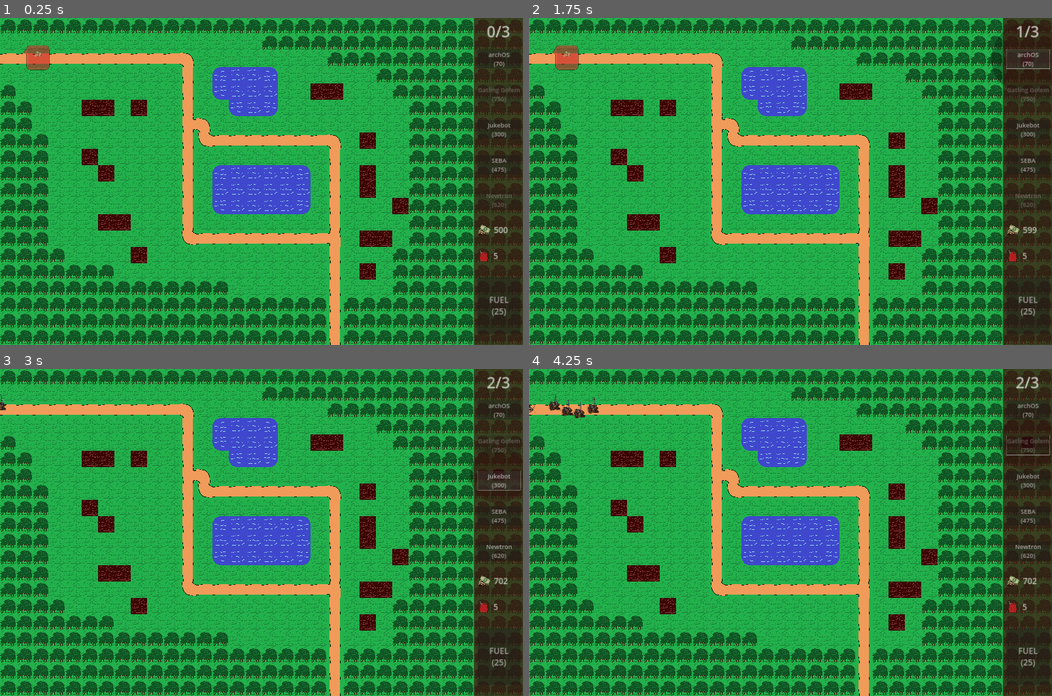
Above: before the commit, frames 1-4 (two rows, left to right).
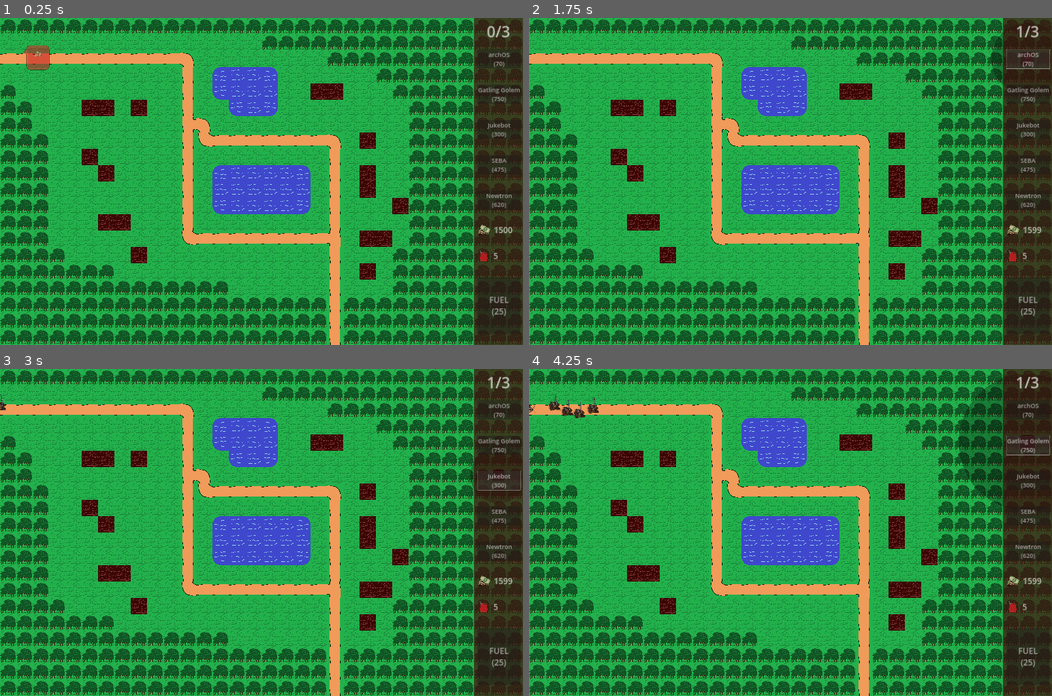
Above: after the commit, the same moments.

Repository: DominickEmu/robot-tower-defense
Game: Godot game, scene res://World/Level/level_0.tscn
Two runs of this game, one before a commit and one after it. Both use one fixed random seed, a clock stepped at 60 frames per second and the inputs below. The engine's default icon, where the game draws it, is replaced by a stand-in: a white triangle on a blue panel in a dark square.
Inputs (mouse positions are in pixels of both pictures, inside the frame that each line leads up to):
- Up to frame 1 (0.25 s): no input
- Up to frame 2 (1.75 s): click (565, 57) at 0.5 s; click "archOS (70)" at 1.25 s
- Up to frame 3 (3 s): click (36, 408) at 2.02 s; click "Jukebot (300)" at 2.75 s
- Up to frame 4 (4.25 s): click (1025, 444) at 3.5 s, where only the run after the commit has a clickable "Gatling Golem (750)"

The runs differ from the first frame. In frame 1, 0.2% of the frame differs, in the area x 91-100%, y 21-66%; in frame 2, 0.5%; in frame 3, 0.1%; in frame 4, 1.4%, in the area x 82-100%, y 2-66%.

Commit message:
Testability and Upgrades

Diff:
--- a/GUI/StatGUI.gd
+++ b/GUI/StatGUI.gd
@@ -72,7 +72,7 @@
 					butts[i].disabled = true
 					continue
 			"buff":
-				new_value = value*2
+				new_value = value+2
 				up_text = "Music Strength: "
 			"proj_lifespan":
 				new_value = value+0.01
--- a/Utilities/Global.gd
+++ b/Utilities/Global.gd
@@ -4,7 +4,7 @@
 var highlighted_tower = null;
 var tower_list = []
 
-@onready var money = 500;
+@onready var money = 1500;
 @onready var fuel = 5;
 @onready var wave = -1;
 @onready var curr_wave = null;
--- a/World/Level/level_0.tscn
+++ b/World/Level/level_0.tscn
@@ -155,14 +155,21 @@
 enemy = ExtResource("19_hgx1g")
 amount = 4
 spacing = 0.25
-next_wave = true
+next_wave = false
 
 [sub_resource type="Resource" id="Resource_ndvns"]
 script = ExtResource("5_wd6mu")
 enemy = ExtResource("19_llbvc")
-amount = 4
+amount = 8
 spacing = 0.25
 next_wave = false
+
+[sub_resource type="Resource" id="Resource_bh1vy"]
+script = ExtResource("5_wd6mu")
+enemy = ExtResource("19_llbvc")
+amount = 5
+spacing = 0.07
+next_wave = true
 
 [sub_resource type="Resource" id="Resource_fjwgc"]
 script = ExtResource("5_wd6mu")
@@ -453,7 +460,7 @@
 
 [node name="Wave1" parent="Spawners" instance=ExtResource("3_7qkxn")]
 position = Vector2(-151, 310)
-wave_array = Array[ExtResource("5_wd6mu")]([SubResource("Resource_ribf8"), SubResource("Resource_ndvns")])
+wave_array = Array[ExtResource("5_wd6mu")]([SubResource("Resource_ribf8"), SubResource("Resource_ndvns"), SubResource("Resource_bh1vy")])
 
 [node name="Wave2" parent="Spawners" instance=ExtResource("3_7qkxn")]
 position = Vector2(-158, 310)
Not shown: 1 places in World/Level/level_0.tscn that only renumber resources
